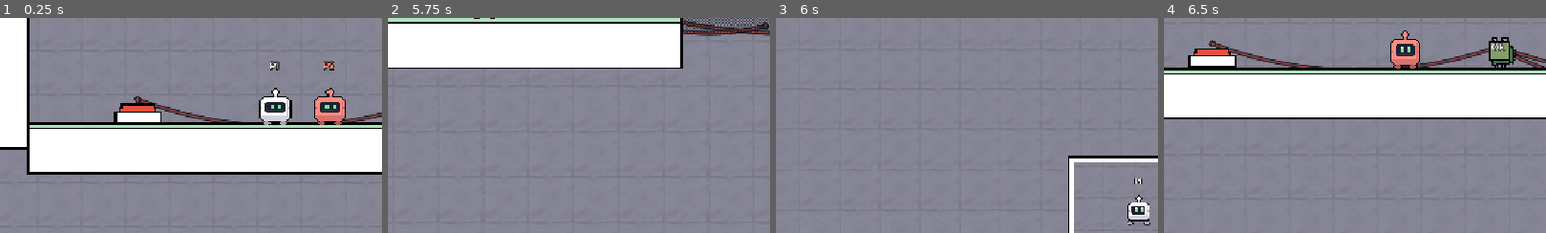
Above: before the commit, frames 1-4 (left to right).
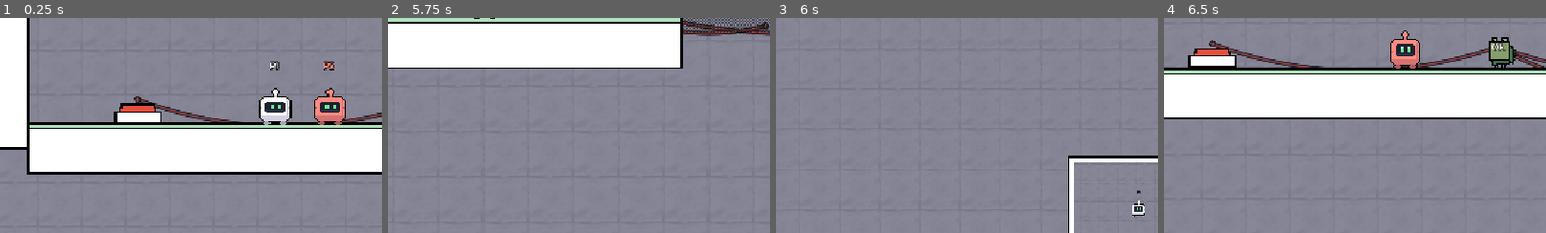
Above: after the commit, the same moments.

Repository: AnCarsenat/bot-party
Game: Godot game, scene res://levels/duo_keys.tscn
Two runs of this game, one before a commit and one after it. Both use one fixed random seed, a clock stepped at 60 frames per second and the inputs below. This scene is started directly instead of the project's main scene.
Inputs (mouse positions are % of the whole screen's width and height, from its top left):
- Up to frame 1 (0.25 s): no input
- Up to frame 2 (5.75 s): tap Enter (ui_accept) at 0.5, 0.77, 3.5, 3.77 s; move the mouse to (72, 45) at 0.52 s; hold D (p1_move_right) 0.53-1.25 s; tap Space (p1_action_1) at 0.6 s; click (72, 45) at 0.67 s; drag from (30, 55) to (56, 45) at 1.27 s; move the mouse to (60, 28) at 2.02 s; hold A (p1_move_left) 2.03-2.75 s; tap V at 2.1 s; drag from (45, 70) to (53, 50) at 2.77 s; move the mouse to (80, 65) at 3.52 s; hold D (p1_move_right) 3.53-4.25 s; tap R at 3.6 s; drag from (20, 35) to (40, 50) at 4.27 s; move the mouse to (55, 50) at 5.02 s; hold D (p1_move_right) from 5.03 s (still down); tap F at 5.1 s; click (55, 50) at 5.17 s
- Up to frame 3 (6 s): release D (p1_move_right) at 5.75 s; drag from (35, 25) to (30, 55) at 5.77 s
- Up to frame 4 (6.5 s): no input
The pictures show only the part of the screen within x 17-67%, y 41-91%; the shares and areas given below are measured in that part.

Frames 1-2 are identical in both runs. In frame 3, 0.6% of the frame differs, in the area x 92-98%, y 74-97%; in frame 4, nothing differs.

Commit message:
Controller players: D-pad moves too; wider distant-player bubbles

Diff:
--- a/project.godot
+++ b/project.godot
@@ -174,21 +174,25 @@
 p6_move_left={
 "deadzone": 0.2,
 "events": [Object(InputEventJoypadMotion,"resource_local_to_scene":false,"resource_name":"","device":0,"axis":0,"axis_value":-1.0,"script":null)
+, Object(InputEventJoypadButton,"resource_local_to_scene":false,"resource_name":"","device":0,"button_index":13,"pressure":0.0,"pressed":false,"script":null)
 ]
 }
 p6_move_right={
 "deadzone": 0.2,
 "events": [Object(InputEventJoypadMotion,"resource_local_to_scene":false,"resource_name":"","device":0,"axis":0,"axis_value":1.0,"script":null)
+, Object(InputEventJoypadButton,"resource_local_to_scene":false,"resource_name":"","device":0,"button_index":14,"pressure":0.0,"pressed":false,"script":null)
 ]
 }
 p6_move_up={
 "deadzone": 0.2,
 "events": [Object(InputEventJoypadMotion,"resource_local_to_scene":false,"resource_name":"","device":0,"axis":1,"axis_value":-1.0,"script":null)
+, Object(InputEventJoypadButton,"resource_local_to_scene":false,"resource_name":"","device":0,"button_index":11,"pressure":0.0,"pressed":false,"script":null)
 ]
 }
 p6_move_down={
 "deadzone": 0.2,
 "events": [Object(InputEventJoypadMotion,"resource_local_to_scene":false,"resource_name":"","device":0,"axis":1,"axis_value":1.0,"script":null)
+, Object(InputEventJoypadButton,"resource_local_to_scene":false,"resource_name":"","device":0,"button_index":12,"pressure":0.0,"pressed":false,"script":null)
 ]
 }
 p6_action_1={
@@ -199,21 +203,25 @@
 p7_move_left={
 "deadzone": 0.2,
 "events": [Object(InputEventJoypadMotion,"resource_local_to_scene":false,"resource_name":"","device":1,"axis":0,"axis_value":-1.0,"script":null)
+, Object(InputEventJoypadButton,"resource_local_to_scene":false,"resource_name":"","device":1,"button_index":13,"pressure":0.0,"pressed":false,"script":null)
 ]
 }
 p7_move_right={
 "deadzone": 0.2,
 "events": [Object(InputEventJoypadMotion,"resource_local_to_scene":false,"resource_name":"","device":1,"axis":0,"axis_value":1.0,"script":null)
+, Object(InputEventJoypadButton,"resource_local_to_scene":false,"resource_name":"","device":1,"button_index":14,"pressure":0.0,"pressed":false,"script":null)
 ]
 }
 p7_move_up={
 "deadzone": 0.2,
 "events": [Object(InputEventJoypadMotion,"resource_local_to_scene":false,"resource_name":"","device":1,"axis":1,"axis_value":-1.0,"script":null)
+, Object(InputEventJoypadButton,"resource_local_to_scene":false,"resource_name":"","device":1,"button_index":11,"pressure":0.0,"pressed":false,"script":null)
 ]
 }
 p7_move_down={
 "deadzone": 0.2,
 "events": [Object(InputEventJoypadMotion,"resource_local_to_scene":false,"resource_name":"","device":1,"axis":1,"axis_value":1.0,"script":null)
+, Object(InputEventJoypadButton,"resource_local_to_scene":false,"resource_name":"","device":1,"button_index":12,"pressure":0.0,"pressed":false,"script":null)
 ]
 }
 p7_action_1={
@@ -224,21 +232,25 @@
 p8_move_left={
 "deadzone": 0.2,
 "events": [Object(InputEventJoypadMotion,"resource_local_to_scene":false,"resource_name":"","device":2,"axis":0,"axis_value":-1.0,"script":null)
+, Object(InputEventJoypadButton,"resource_local_to_scene":false,"resource_name":"","device":2,"button_index":13,"pressure":0.0,"pressed":false,"script":null)
 ]
 }
 p8_move_right={
 "deadzone": 0.2,
 "events": [Object(InputEventJoypadMotion,"resource_local_to_scene":false,"resource_name":"","device":2,"axis":0,"axis_value":1.0,"script":null)
+, Object(InputEventJoypadButton,"resource_local_to_scene":false,"resource_name":"","device":2,"button_index":14,"pressure":0.0,"pressed":false,"script":null)
 ]
 }
 p8_move_up={
 "deadzone": 0.2,
 "events": [Object(InputEventJoypadMotion,"resource_local_to_scene":false,"resource_name":"","device":2,"axis":1,"axis_value":-1.0,"script":null)
+, Object(InputEventJoypadButton,"resource_local_to_scene":false,"resource_name":"","device":2,"button_index":11,"pressure":0.0,"pressed":false,"script":null)
 ]
 }
 p8_move_down={
 "deadzone": 0.2,
 "events": [Object(InputEventJoypadMotion,"resource_local_to_scene":false,"resource_name":"","device":2,"axis":1,"axis_value":1.0,"script":null)
+, Object(InputEventJoypadButton,"resource_local_to_scene":false,"resource_name":"","device":2,"button_index":12,"pressure":0.0,"pressed":false,"script":null)
 ]
 }
 p8_action_1={
--- a/ui/distant_players.gd
+++ b/ui/distant_players.gd
@@ -64,7 +64,7 @@
 		_view.canvas_item_default_texture_filter = Viewport.DEFAULT_CANVAS_ITEM_TEXTURE_FILTER_NEAREST
 		box.add_child(_view)
 		_cam = Camera2D.new()
-		_cam.zoom = Vector2(0.6, 0.6)
+		_cam.zoom = Vector2(0.35, 0.35)
 		_view.add_child(_cam)
 		_cam.make_current()
 
--- a/ui/ui_theme.gd
+++ b/ui/ui_theme.gd
@@ -122,7 +122,7 @@
 	if parts.is_empty():
 		return "-"
 	if parts[0].begins_with("Pad"):
-		return parts[0] + " stick, A to jump"
+		return parts[0] + " stick or D-pad, A to jump"
 	return "%s %s to move, %s to jump" % parts
 
 
